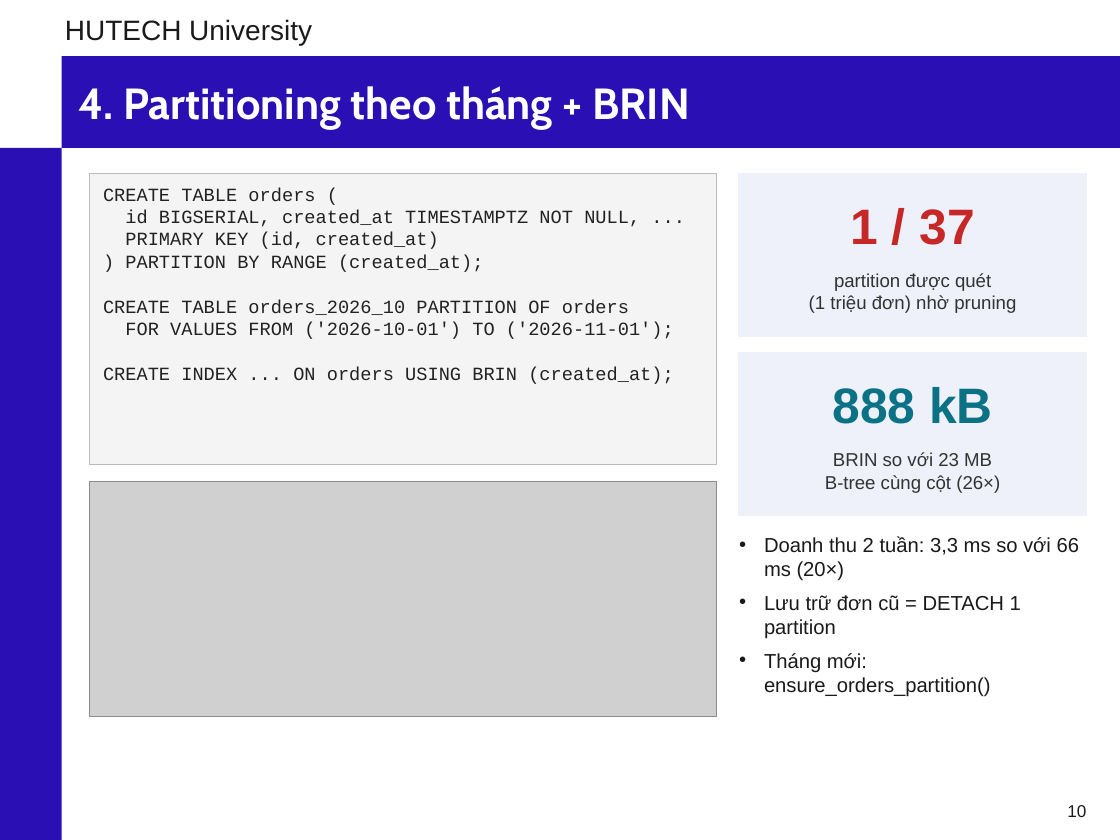
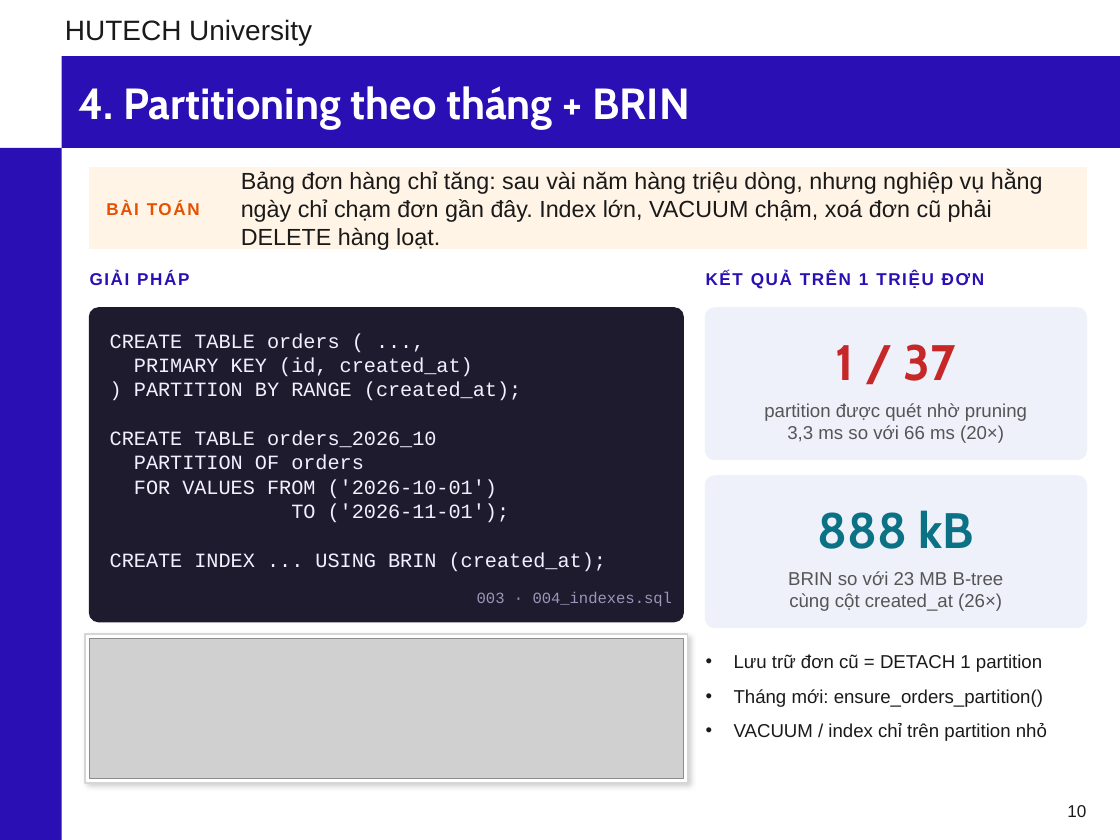
Before and after one commit to phunganhtuan123/master-csdl, a slide deck: slide 10 of docs/Slide_CSDL_Nhom6_PostgreSQL.pptx. Drawn at 1120x840 pixels with LibreOffice and Linux fonts; fonts in the diff are those of the drawing; grey boxes stand for pictures; background and template pictures are left out. Boxes give left, top, right and bottom in pixels: in the first picture for what was removed or moved away, otherwise in the second. Text is boxed around its words. In the diff, an @@ line names an element or a change of style, - is before the commit and + after.

Commit message:
Slide bố cục mới, tiểu luận theo template lớp, COMMANDS.md; dọn file thừa

```diff
--- a/docs/Slide_CSDL_Nhom6_PostgreSQL.pptx
+++ b/docs/Slide_CSDL_Nhom6_PostgreSQL.pptx
@@ rectangle: place and size @@
-rectangle at [90, 174, 717, 465]
+rectangle at [90, 168, 1086, 249]
@@ rectangle at [90, 168, 1086, 249]: fill #F4F4F4 to #FFF4E5; outline #BBBBBB 0.75 pt to #FFF4E5 1 pt @@
@@ text added at [241, 170, 1043, 250], 15 pt, text #1A1A1A @@
+Bảng đơn hàng chỉ tăng: sau vài năm hàng triệu dòng, nhưng nghiệp vụ hằng ngày chỉ chạm đơn gần đây. Index lớn, VACUUM chậm, xoá đơn cũ phải DELETE hàng loạt.
@@ rectangle removed at [739, 174, 1086, 336] @@
@@ text added at [106, 201, 200, 215], 11 pt, text #E65100, bold @@
+BÀI TOÁN
@@ text added at [90, 271, 189, 285], 11 pt, text #2A10B4, bold @@
+GIẢI PHÁP
@@ text at [706, 271, 984, 289]: text changed; size 12 to 11 pt; text colour #333333 to #2A10B4; bold on @@
-partition được quét
-(1 triệu đơn) nhờ pruning
+KẾT QUẢ TRÊN 1 TRIỆU ĐƠN
@@ rounded rectangle added at [90, 308, 683, 622], fill #1E1B2E, outline #1E1B2E 1 pt @@
@@ text "CREATE TABLE orders ( ...,": place and size @@
-text "CREATE TABLE orders ( ...," at [103, 188, 674, 384]
+text "CREATE TABLE orders ( ...," at [110, 334, 606, 572]
@@ text "1 / 37" at [836, 344, 956, 381]: font Arial to Cabin @@
@@ text "1 / 37": place and size @@
-text "1 / 37" at [850, 209, 974, 245]
+text "1 / 37" at [836, 344, 956, 381]
@@ rounded rectangle added at [706, 308, 1086, 459], fill #EEF0FA, outline #EEF0FA 1 pt @@
@@ text at [110, 334, 340, 349]: text changed; size 12 to 13 pt; text colour #222222 to #F2F0FF @@
-CREATE TABLE orders (
-id BIGSERIAL, created_at TIMESTAMPTZ NOT NULL, ...
+CREATE TABLE orders ( ...,
@@ text at [134, 358, 521, 401]: size 12 to 13 pt, text colour #222222 to #F2F0FF in "PRIMARY KEY (id, created_at)", ") PARTITION BY RANGE (created_at);" @@
@@ rectangle removed at [739, 353, 1086, 515] @@
@@ text added at [764, 403, 1027, 443], 12 pt, text #555555 @@
+partition được quét nhờ pruning
+3,3 ms so với 66 ms (20×)
@@ text at [110, 431, 606, 572]: text changed; size 12 to 13 pt; text colour #222222 to #F2F0FF @@
-CREATE TABLE orders_2026_10 PARTITION OF orders
-FOR VALUES FROM ('2026-10-01') TO ('2026-11-01');
-CREATE INDEX ... ON orders USING BRIN (created_at);
+CREATE TABLE orders_2026_10
+PARTITION OF orders
+FOR VALUES FROM ('2026-10-01')
+TO ('2026-11-01');
+CREATE INDEX ... USING BRIN (created_at);
@@ rounded rectangle added at [706, 476, 1086, 627], fill #EEF0FA, outline #EEF0FA 1 pt @@
@@ text "888 kB": place and size @@
-text "888 kB" at [832, 387, 993, 424]
+text "888 kB" at [818, 510, 974, 549]
@@ text "888 kB" at [818, 510, 974, 549]: font Arial to Cabin @@
@@ text at [764, 536, 1079, 581]: paragraph removed @@
-• Doanh thu 2 tuần: 3,3 ms so với 66 ms (20×)
@@ text added at [477, 592, 673, 606], 10 pt, text #9A96B8 @@
+003 · 004_indexes.sql
@@ text at [788, 571, 1004, 611]: text changed; text colour #333333 to #555555 @@
-BRIN so với 23 MB
-B-tree cùng cột (26×)
+BRIN so với 23 MB B-tree
+cùng cột created_at (26×)
@@ rectangle added at [85, 634, 688, 783], fill #FFFFFF, outline #D6D6D6 1 pt @@
@@ picture: place and size @@
-picture at [90, 482, 717, 717]
+picture at [90, 638, 683, 778]
@@ text "Lưu trữ đơn cũ = ...": place and size @@
-text "Lưu trữ đơn cũ = ..." at [764, 536, 1079, 697]
+text "Lưu trữ đơn cũ = ..." at [734, 654, 1047, 741]
@@ text at [734, 654, 1043, 707]: size 13 to 12 pt in "Lưu trữ đơn cũ = DETACH 1 ...", "Tháng mới: ensure_orders_partition()"; indent changed; more space between paragraphs @@
@@ text at [734, 723, 1047, 741]: paragraph added @@
+• VACUUM / index chỉ trên partition nhỏ
```
Also in this commit, not shown: 15 other slides changed, 1 slide added, 1 slide removed, 43 other files.
